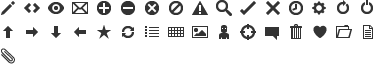
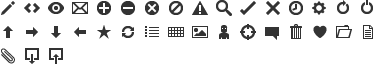
Before/after of a 384x72 layered artwork. What changed in the layer stack:
added layer "upload" above "download" over (x1=49, y1=48, x2=63, y2=64)
added layer "download" above "attach" over (x1=25, y1=48, x2=39, y2=64)
